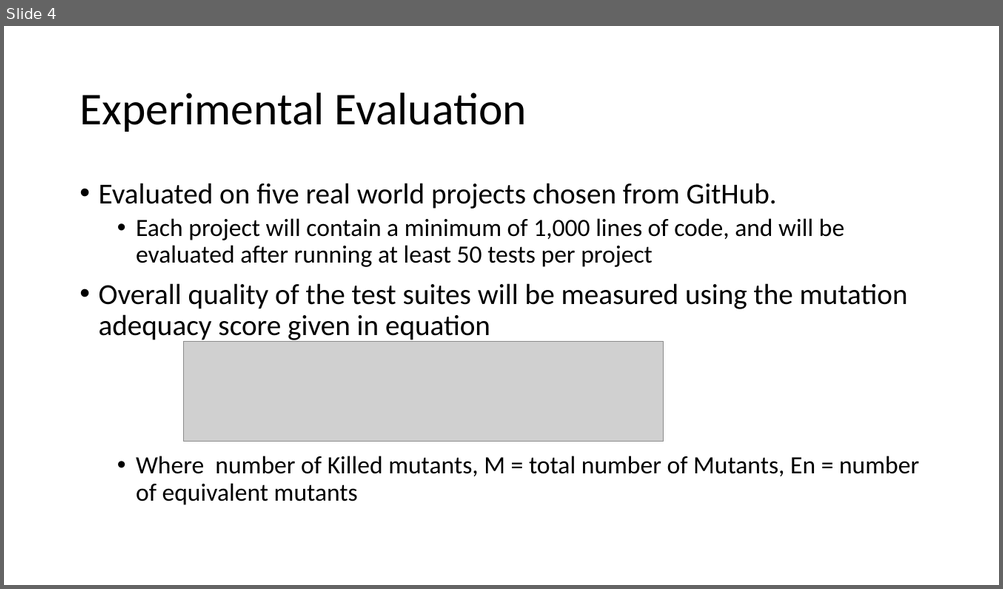
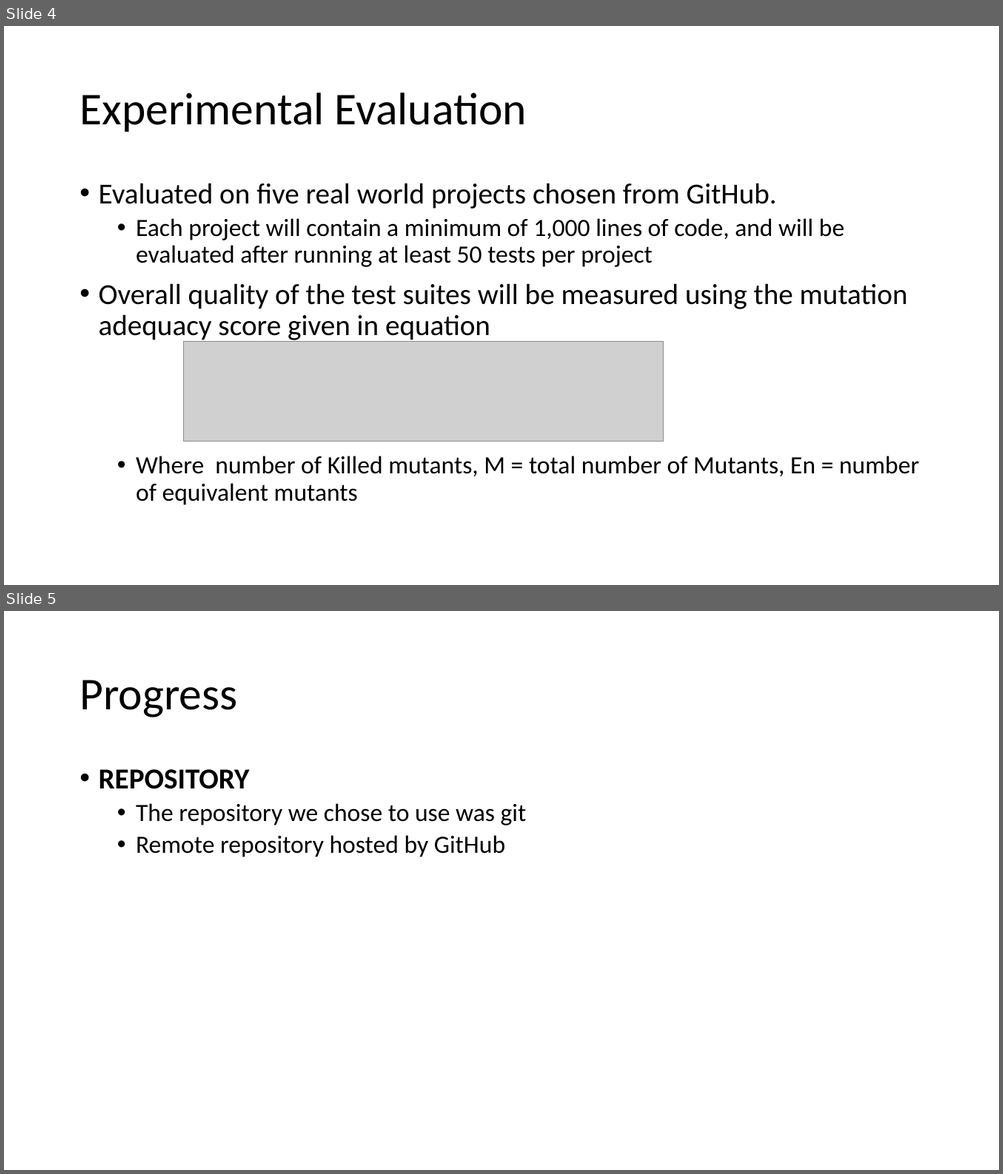
Before and after one commit to matthewbachelder/cs6367, a slide deck: Midterm_Presentation.pptx. Shown one above the other, each under a label of ours: slide 4 before the commit, slides 4 and 5 after it. The pictures are 1003x589 and 1003x1174 pixels, drawn with LibreOffice and Linux fonts; fonts in the diff are those of the drawing; grey boxes stand for pictures. Boxes give left, top, right and bottom in pixels: in the first picture for what was removed or moved away, otherwise in the second. Text is boxed around its words. In the diff, an @@ line names an element or a change of style, - is before the commit and + after.

Commit message:
Started progress slide

```diff
--- a/Midterm_Presentation.pptx
+++ b/Midterm_Presentation.pptx
@@ slide 5 added at (4, 611, 999, 1170), background #FFFFFF @@
@@ title added at (79, 680, 237, 718), 44 pt, text #000000 @@
+Progress
@@ text added at (99, 769, 526, 857), 24 pt, text #000000 @@
+• REPOSITORY
+  • The repository we chose to use was git
+  • Remote repository hosted by GitHub
```
